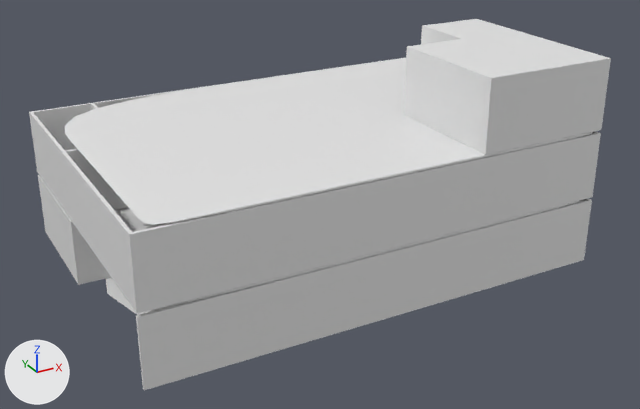
Two versions of the Blender file Blender/Home2.blend, one commit apart.
Rendered twice from a camera (50 mm lens) standing at (-2.4, -8.69, 6.25) and looking at (3.54, 2.11, 0.85). The lights are fixed; the arrows at lower left show +X, +Y and +Z.

Names of what the first picture shows: 'Floor0', 'Floor1', 'MainWall0.1', 'MainWall1.1', 'OutsideWallEast0.1', 'OutsideWallEast1.1', 'OutsideWallSouth0.1', 'OutsideWallSouth1.1', 'OutsideWallSouth1.2', 'OutsideWallWest1.1', 'Roof', 'Roof1', 'RoofWall1', 'RoofWall3', 'RoofWall6'.
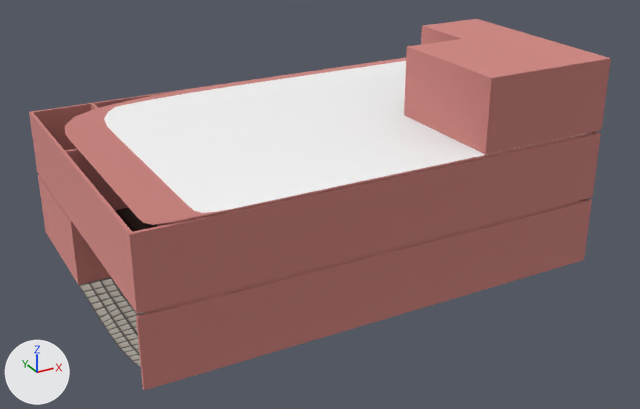
Edits to the bpy script that builds the scene:
```text
Change mat_material_001:
    remove mat_material_001.base_color = (0.8, 0.8, 0.8)  # white #e7e7e7
    add mat_material_001.texture = img_wood_png
Change mat_material:
    remove mat_material.base_color = (0.8, 0.8, 0.8)  # white #e7e7e7
    add mat_material.texture = img_dlazdikcy_png
Add mat_a_001:
    mat_a_001 = principled_material('a.001')
    mat_a_001.base_color = (1.0, 1.0, 1.0)  # white #ffffff
Change me_cube_001:
    where me_cube_001.from_pydata(...)  # 8 vertices, 6 faces; spans x -0.03..0.03, y 0.5..2.5, z -0.5..0.5
    remove me_cube_001.materials.append(mat_material_001)  # white #e7e7e7
    add me_cube_001.materials.append(mat_a)  # pink #ce8681
Change me_cube_003:
    where me_cube_003.from_pydata(...)  # 8 vertices, 6 faces; spans x -0.08..6.88, y -2.5..-2.45, z -0.5..0.5
    remove me_cube_003.materials.append(mat_material_003)  # white #e7e7e7
    add me_cube_003.materials.append(mat_a)  # pink #ce8681
Change me_cube_005:
    where me_cube_005.from_pydata(...)  # 8 vertices, 6 faces; spans x -0.08..6.88, y -2.5..-2.45, z -0.5..0.5
    remove me_cube_005.materials.append(mat_material_005)  # white #e7e7e7
    add me_cube_005.materials.append(mat_a)  # pink #ce8681
Change me_plane:
    verts and faces of me_plane; kept vertices keep their numbers, new ones are numbered from 4
    remove me_plane.from_pydata(...)  # 4 vertices, 1 face; spans x -1.0..6.0, y -1.0..4.0, z 0.0
    add me_plane.from_pydata(...)  # 16 vertices, 9 faces; spans x -1.0..6.0, y -1.0..4.0, z 0.0
    me_plane part 1
    add delete_faces([(0, 1, 3, 2)])
    add verts[4] = (0.0, -1.0, 0.0)
    add verts[5] = (0.0, 4.0, 0.0)
    add verts[6] = (0.0, 1.95, 0.0)
    add verts[7] = (0.0, 1.0, 0.0)
    add for new, old in zip([*range(8, 12)], [*range(4, 8)]): verts[new] = verts[old] + (3.95, 0.0, 0.0)
    add verts[12] = (-1.0, 1.95, 0.0)
    add verts[13] = (6.0, 1.95, 0.0)
    add verts[14] = (-1.0, 1.0, 0.0)
    add verts[15] = (6.0, 1.0, 0.0)
    add faces += [(3, 9, 10, 13), (2, 12, 6, 5), (4, 8, 11, 7), (5, 6, 10, 9)]  # mat_material_001 (picture img_wood_png)
    add faces += [(10, 11, 15, 13), (1, 15, 11, 8), (0, 4, 7, 14), (6, 12, 14, 7), (6, 7, 11, 10)]  # mat_material (picture img_dlazdikcy_png)
    add me_plane.materials.append(mat_material_001)  # picture img_wood_png
Change me_cube_061:
    where me_cube_061.from_pydata(...)  # 8 vertices, 6 faces; spans x -0.08..6.88, y -2.5..-2.45, z -0.5..0.5
    remove me_cube_061.materials.append(mat_material_061)  # white #e7e7e7
    add me_cube_061.materials.append(mat_a)  # pink #ce8681
Change me_cube_062:
    where me_cube_062.from_pydata(...)  # 8 vertices, 6 faces; spans x -0.03..6.88, y -2.5..-2.45, z -0.5..0.5
    remove me_cube_062.materials.append(mat_material_062)  # white #e7e7e7
    add me_cube_062.materials.append(mat_a)  # pink #ce8681
Change me_cube_063:
    where me_cube_063.from_pydata(...)  # 8 vertices, 6 faces; spans x -0.08..6.88, y -2.5..-2.45, z -0.5..0.5
    remove me_cube_063.materials.append(mat_material_063)  # white #e7e7e7
    add me_cube_063.materials.append(mat_a)  # pink #ce8681
Change me_cube_065:
    where me_cube_065.from_pydata(...)  # 8 vertices, 6 faces; spans x -0.03..0.03, y 0.5..2.5, z -0.5..0.5
    remove me_cube_065.materials.append(mat_material_065)  # white #e7e7e7
    add me_cube_065.materials.append(mat_a)  # pink #ce8681
Change me_cube_007:
    where me_cube_007.from_pydata(...)  # 8 vertices, 6 faces; spans x -0.03..0.03, y 0.5..3.4, z -0.5..0.5
    remove me_cube_007.materials.append(mat_material_007)  # white #e7e7e7
    add me_cube_007.materials.append(mat_a)  # pink #ce8681
Change me_plane_004:
    where me_plane_004.from_pydata(...)  # 98 vertices, 96 faces; spans x -1.0..6.0, y -1.0..4.0, z 0.0..0.05
    me_plane_004 part 2: all 64 faces centred in x -1.0..6.0, y -1.0..4.0, z 0.0..0.03 switch from no material to mat_a (pink #ce8681)
    me_plane_004 part 3: all 32 faces centred in x 1.45..5.97, y -0.97..3.0, z 0.05 switch from no material to mat_a_001 (white #ffffff)
Change me_cube_068:
    where me_cube_068.from_pydata(...)  # 8 vertices, 6 faces; spans x -1.0..1.0, y 77.0..119.0, z -1.0..39.0
    add me_cube_068.materials.append(mat_a)  # pink #ce8681
Change me_cube_070:
    where me_cube_070.from_pydata(...)  # 8 vertices, 6 faces; spans x -48.8..33.2, y -1.0..1.0, z -1.0..39.0
    add me_cube_070.materials.append(mat_a)  # pink #ce8681
Change me_cube_072:
    where me_cube_072.from_pydata(...)  # 16 vertices, 14 faces; spans x -1.0..1.0, y -1.0..119.0, z -45.0..39.0
    add me_cube_072.materials.append(mat_a)  # pink #ce8681
Change me_cube_074:
    where me_cube_074.from_pydata(...)  # 8 vertices, 6 faces; spans x -1.0..1.0, y 1.0..75.0, z -1.0..39.0
    add me_cube_074.materials.append(mat_a)  # pink #ce8681
```

Boxes (x1, y1, x2, y2) around the edits, measured in the pictures (640 x 409 px):
'OutsideWallEast1.1', recoloured (grey to brown)
    both: (128, 133, 598, 314)
'OutsideWallEast0.1', recoloured (grey to brown)
    both: (136, 200, 589, 390)
'RoofWall6', recoloured (grey to brown)
    both: (483, 62, 608, 155)
'Roof1', recoloured (white to pink)
    both: (407, 19, 611, 82)
'RoofWall1', recoloured (white to pink)
    both: (406, 50, 489, 153)
'OutsideWallSouth1.1', recoloured (grey to pink)
    both: (62, 152, 135, 310)
'Floor0', surface changed, reshaped
    before: (106, 277, 173, 315)
    after: (79, 277, 148, 367)
'OutsideWallSouth1.2', recoloured (grey to brown)
    both: (29, 112, 69, 217)
'OutsideWallSouth0.1', surface changed, recoloured (grey to pink)
    both: (38, 175, 77, 282)
'Floor1', surface changed (grey to brown)
    both: (115, 201, 579, 312)
'OutsideWallWest1.1', recoloured (grey to brown)
    both: (32, 65, 351, 150)
'MainWall0.1', recoloured (grey to brown)
    both: (70, 221, 111, 285)
'MainWall1.1', recoloured (grey to brown)
    both: (61, 149, 129, 218)
'RoofWall3', recoloured (white to pink)
    both: (421, 29, 454, 44)
part 2 of me_plane_004, recoloured (white to pink)
    both: (65, 58, 593, 225)
part 3 of me_plane_004, recoloured
    both: (104, 61, 586, 213)
